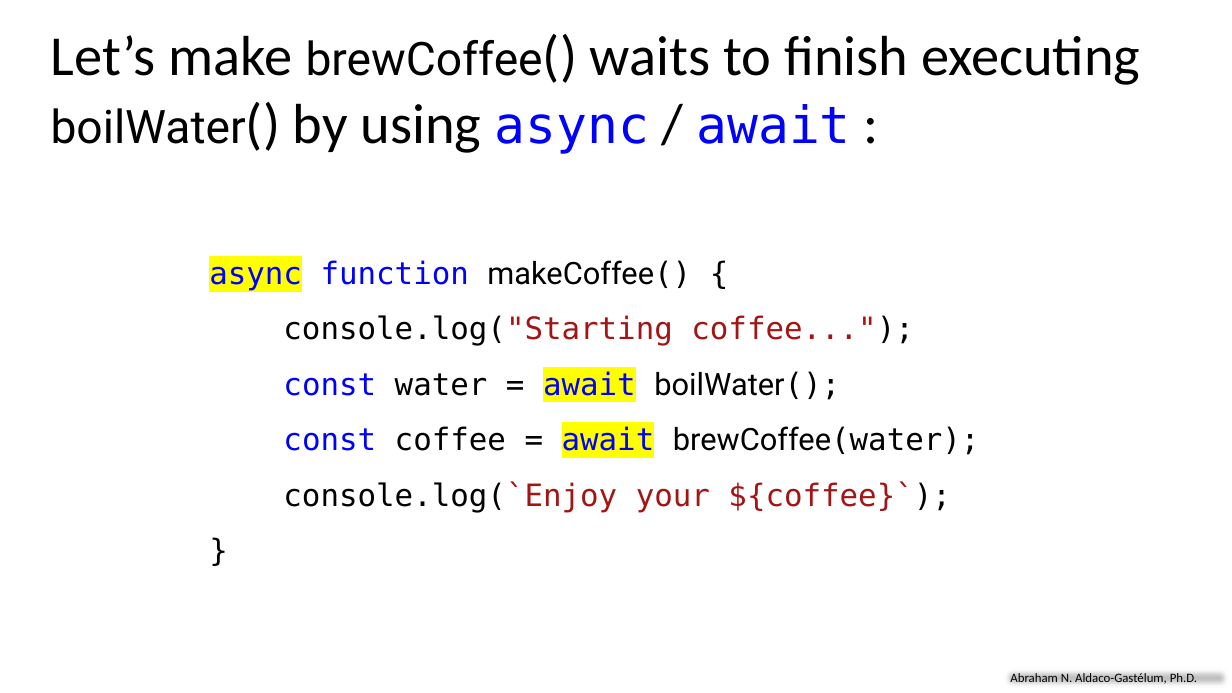
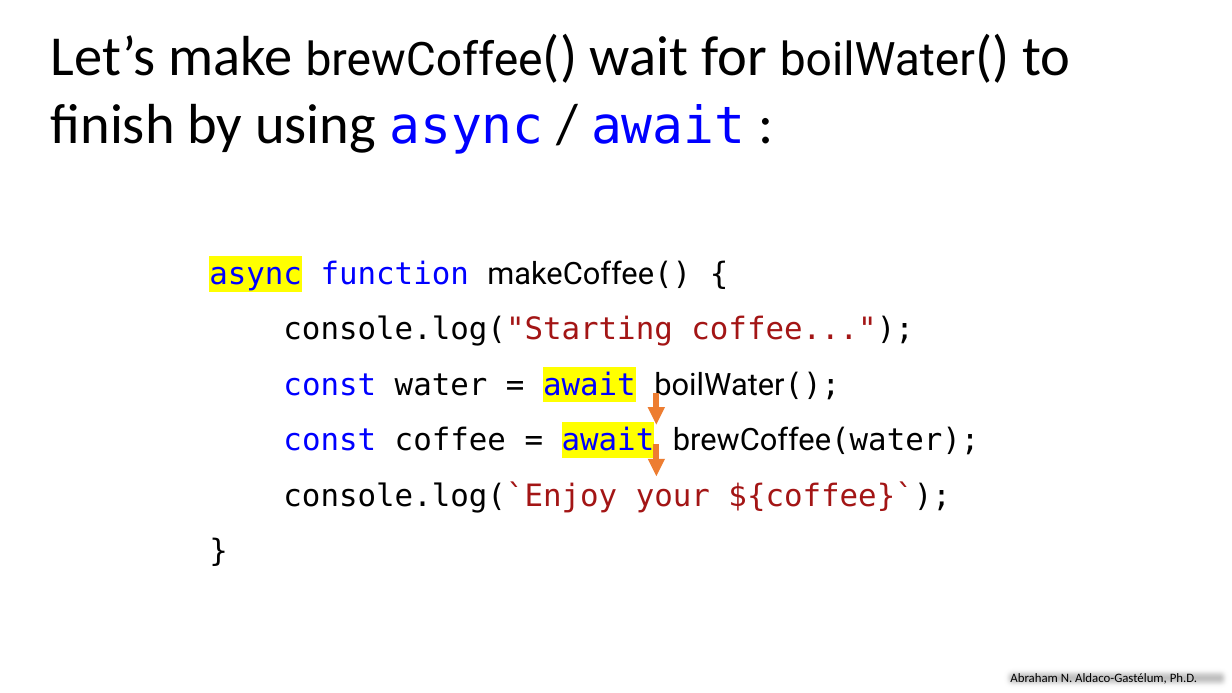
Before and after one commit to aaldacog/uwp, a slide deck: slide 32 of AsynchronousProcessing_AbrahamAldaco.pptx. Drawn at 1232x693 pixels with LibreOffice and Linux fonts; fonts in the diff are those of the drawing. Boxes give left, top, right and bottom in pixels: in the first picture for what was removed or moved away, otherwise in the second. Text is boxed around its words. In the diff, an @@ line names an element or a change of style, - is before the commit and + after.

```diff
--- a/AsynchronousProcessing_AbrahamAldaco.pptx
+++ b/AsynchronousProcessing_AbrahamAldaco.pptx
@@ text at (51, 35, 1070, 154): text changed @@
-Let’s make brewCoffee() waits to finish executing boilWater() by using async / await :
+Let’s make brewCoffee() wait for boilWater() to finish by using async / await :
@@ arrow added from (656, 393) to (656, 424), #ED7D31 4.5 pt @@
@@ arrow added from (656, 445) to (656, 476), #ED7D31 4.5 pt @@
```
Also in this commit, not shown: 24 other slides changed, 3 slides added, 1 slide removed, 1 other file.
